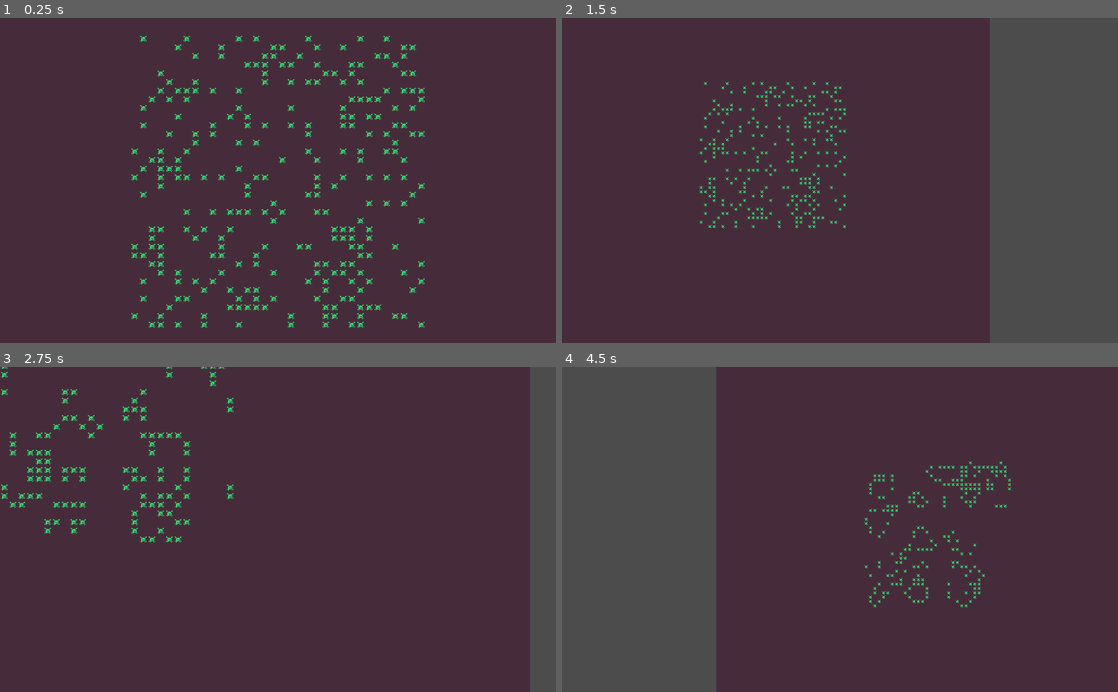
Above: before the commit, frames 1-4 (two rows, left to right).
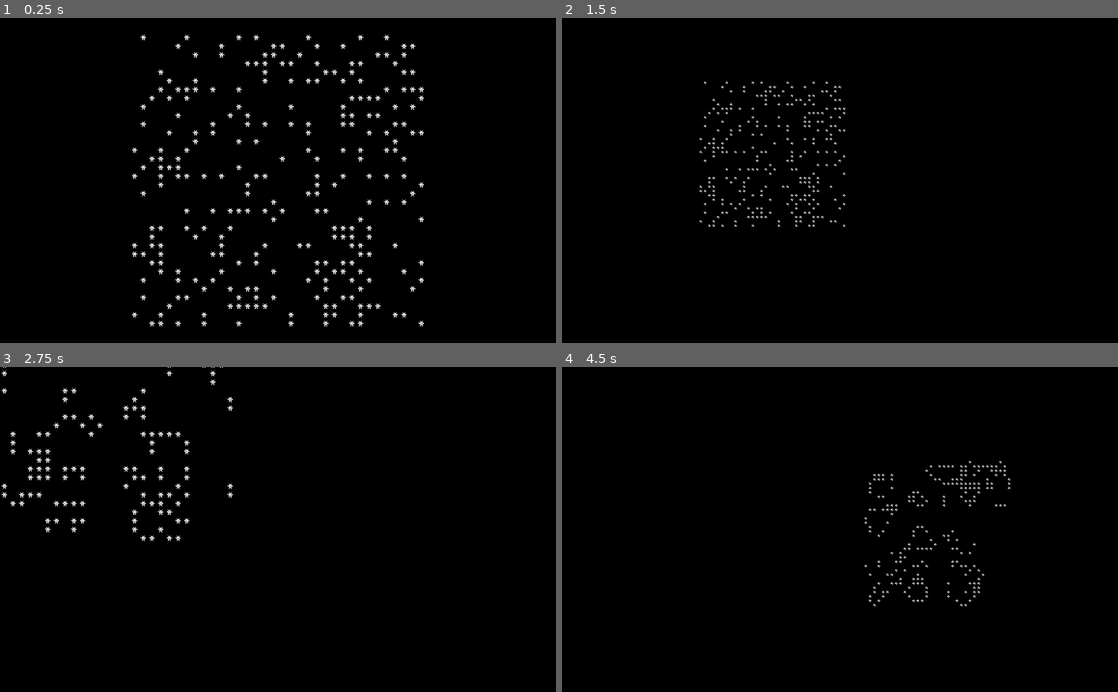
Above: after the commit, the same moments.

Repository: FoboCasteR/godot-gof
Game: Godot game, scene res://Main.tscn
The game is run twice, just before and just after one commit, with the same random seed, the same clock (stepped at 60 frames per second) and the same inputs.
Inputs (mouse positions are in pixels of both pictures, inside the frame that each line leads up to):
- Up to frame 1 (0.25 s): no input
- Up to frame 2 (1.5 s): tap Enter at 0.5 s; move the mouse to (962, 164) at 0.52 s; hold D (move_right) 0.53-1.28 s; hold = (zoom_in) 0.53-1.28 s; tap Space (ui_select) at 0.77 s; move the mouse to (728, 196) at 1.27 s; hold S (move_down) from 1.28 s (still down); tap - (zoom_out) at 1.35 s
- Up to frame 3 (2.75 s): tap Space (ui_select) at 1.52 s; move the mouse to (333, 458) at 2.02 s; release S (move_down) at 2.03 s; hold D (move_right) from 2.03 s (still down); hold = (zoom_in) from 2.03 s (still down)
- Up to frame 4 (4.5 s): move the mouse to (812, 594) at 2.77 s; release D (move_right) at 2.78 s; release = (zoom_in) at 2.78 s; hold W (move_up) 2.78-3.53 s; tap - (zoom_out) at 2.85, 4.35 s; tap Space (ui_select) at 3.02, 3.77 s; move the mouse to (1006, 578) at 3.52 s; hold = (zoom_in) 3.53-4.28 s; hold A (move_left) from 3.53 s (still down); move the mouse to (673, 480) at 4.27 s

The runs differ from the first frame. In frame 1, 100% of the frame differs, in the area x 0-100%, y 0-100%; in frame 2, 100%; in frame 3, 100%; in frame 4, 100%.

Commit message:
Remade tileset

Diff:
--- a/Board.gd
+++ b/Board.gd
@@ -1,7 +1,5 @@
 extends TileMap
 
-export(int) var alive_tile_id = 1
-export(int) var dead_tile_id = 0
 
 func draw_board(board: Array):
 	var height := board.size()
@@ -12,6 +10,6 @@
 
 		for x in width:
 			if row[x]:
-				set_cell(x, y, alive_tile_id)
+				set_cell(x, y, 0)
 			else:
-				set_cell(x, y, dead_tile_id)
+				set_cell(x, y, -1)
--- a/GameOfLife.gd
+++ b/GameOfLife.gd
@@ -45,6 +45,10 @@
 	create_boards()
 
 
+func get_size() -> Vector2:
+	return Vector2(width, height)
+
+
 func create_boards() -> void:
 	for i in 2:
 		var board := []
--- a/Main.gd
+++ b/Main.gd
@@ -1,18 +1,22 @@
-extends Node2D
+extends Node
 
 
 var thread: Thread
 var semaphore: Semaphore
 var exit_thread := false
 
+onready var Board = $Board
+onready var Game = $GameOfLife
+onready var MainCamera = $Camera
+
 
 func _ready() -> void:
 	randomize()
 
-	$GameOfLife.generate_soup()
-	$Board.draw_board($GameOfLife.boards[0])
-	$Camera.default_position = $Board.get_used_rect().size * $Board.cell_size / 2
-	$Camera.reset_position()
+	Game.generate_soup()
+	Board.draw_board(Game.boards[0])
+	MainCamera.default_position = Board.map_to_world(Game.get_size() / 2)
+	MainCamera.reset_position()
 
 	thread = Thread.new()
 	semaphore = Semaphore.new()
@@ -29,10 +33,11 @@
 func _on_Timer_timeout():
 	# warning-ignore:return_value_discarded
 	semaphore.post()
-	$Board.draw_board($GameOfLife.boards[0])
+	Board.draw_board(Game.boards[0])
+
 
 func tick(_userdata):
 	while !exit_thread:
 		# warning-ignore:return_value_discarded
 		semaphore.wait()
-		$GameOfLife.next_generation()
+		Game.next_generation()
--- a/Main.tscn
+++ b/Main.tscn
@@ -1,42 +1,28 @@
 [gd_scene load_steps=7 format=2]
 
-[ext_resource path="res://colored.png" type="Texture" id=1]
+[ext_resource path="res://Assets/Cell.png" type="Texture" id=1]
 [ext_resource path="res://Camera.gd" type="Script" id=2]
 [ext_resource path="res://Main.gd" type="Script" id=3]
 [ext_resource path="res://GameOfLife.tscn" type="PackedScene" id=4]
 [ext_resource path="res://Board.gd" type="Script" id=5]
 
 [sub_resource type="TileSet" id=1]
-1/name = "empty"
-1/texture = ExtResource( 1 )
-1/tex_offset = Vector2( 0, 0 )
-1/modulate = Color( 1, 1, 1, 1 )
-1/region = Rect2( 0, 0, 16, 16 )
-1/tile_mode = 0
-1/occluder_offset = Vector2( 0, 0 )
-1/navigation_offset = Vector2( 0, 0 )
-1/shape_offset = Vector2( 0, 0 )
-1/shape_transform = Transform2D( 1, 0, 0, 1, 0, 0 )
-1/shape_one_way = false
-1/shape_one_way_margin = 0.0
-1/shapes = [  ]
-1/z_index = 0
-2/name = "bug"
-2/texture = ExtResource( 1 )
-2/tex_offset = Vector2( 0, 0 )
-2/modulate = Color( 1, 1, 1, 1 )
-2/region = Rect2( 306, 153, 16, 16 )
-2/tile_mode = 0
-2/occluder_offset = Vector2( 0, 0 )
-2/navigation_offset = Vector2( 0, 0 )
-2/shape_offset = Vector2( 0, 0 )
-2/shape_transform = Transform2D( 1, 0, 0, 1, 0, 0 )
-2/shape_one_way = false
-2/shape_one_way_margin = 0.0
-2/shapes = [  ]
-2/z_index = 0
+0/name = "Cell.png 0"
+0/texture = ExtResource( 1 )
+0/tex_offset = Vector2( 0, 0 )
+0/modulate = Color( 1, 1, 1, 1 )
+0/region = Rect2( 0, 0, 16, 16 )
+0/tile_mode = 0
+0/occluder_offset = Vector2( 0, 0 )
+0/navigation_offset = Vector2( 0, 0 )
+0/shape_offset = Vector2( 0, 0 )
+0/shape_transform = Transform2D( 1, 0, 0, 1, 0, 0 )
+0/shape_one_way = false
+0/shape_one_way_margin = 0.0
+0/shapes = [  ]
+0/z_index = 0
 
-[node name="Main" type="Node2D"]
+[node name="Main" type="Node"]
 script = ExtResource( 3 )
 
 [node name="Board" type="TileMap" parent="."]
@@ -45,8 +31,6 @@
 cell_custom_transform = Transform2D( 1, 0, 0, 1, 0, 0 )
 format = 1
 script = ExtResource( 5 )
-alive_tile_id = 2
-dead_tile_id = 1
 
 [node name="Camera" type="Camera2D" parent="."]
 current = true
--- a/project.godot
+++ b/project.godot
@@ -62,4 +62,5 @@
 [rendering]
 
 2d/snapping/use_gpu_pixel_snap=true
+environment/default_clear_color=Color( 0, 0, 0, 1 )
 environment/default_environment="res://default_env.tres"
Binary file added: Assets/Cell.png
Not shown, changed: Assets/Cell.png.import
Binary file removed: colored.png
